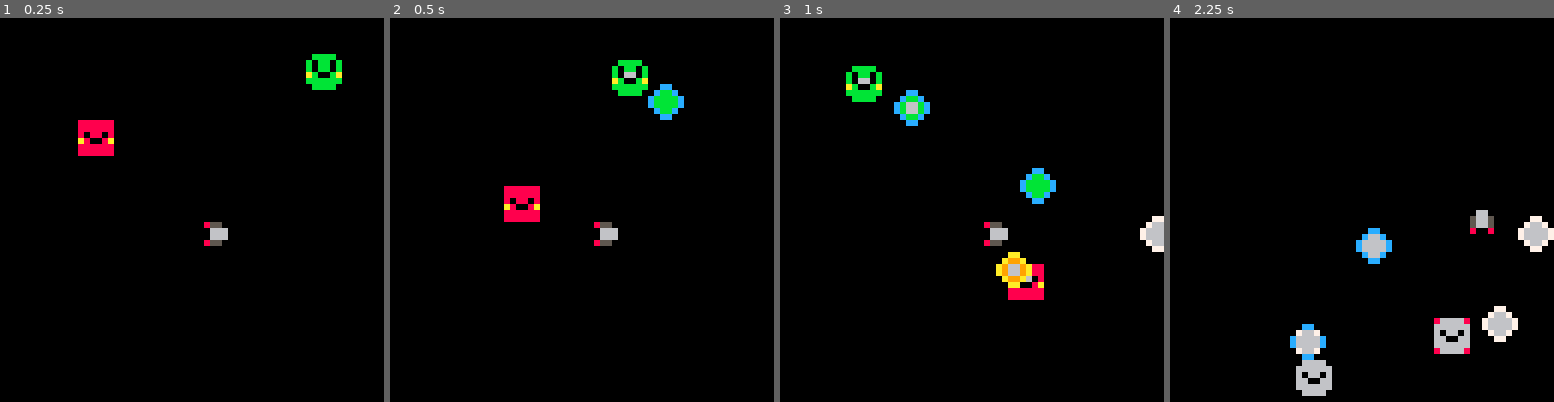
Above: before the commit, frames 1-4 (left to right).
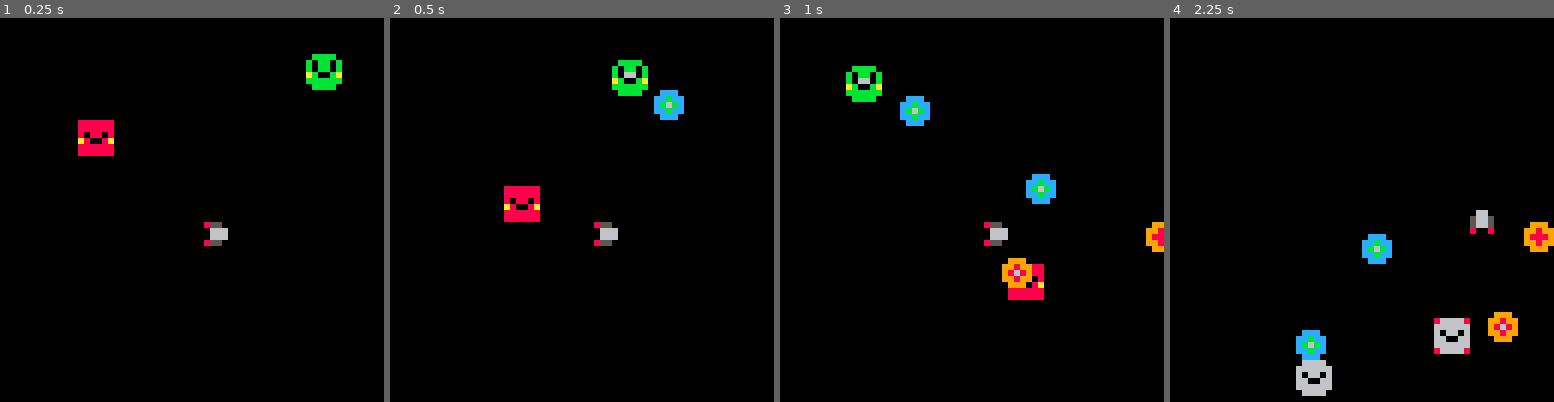
Above: after the commit, the same moments.

Repository: matheusmortatti/LOWREZJAM2020
Game: PICO-8 cartridge template.p8
The game is run twice, just before and just after one commit, with the same random seed, the same clock (stepped at 60 frames per second) and the same inputs.
Inputs:
- Up to frame 1 (0.25 s): no input
- Up to frame 2 (0.5 s): tap X (X key) at 0.33 s
- Up to frame 3 (1 s): tap O (Z key) at 0.7 s
- Up to frame 4 (2.25 s): tap X (X key) at 1.07, 1.85 s; hold Right 1.6-2.1 s; tap O (Z key) at 1.7, 2.1 s; hold Up from 2.15 s (still down)

Frame 1 is identical in both runs. In frame 2, 0.4% of the frame differs, in the area x 67-77%, y 17-27%; in frame 3, 1.7%; in frame 4, 2.2%, in the area x 31-100%, y 51-90%.

Commit message:
Draw bullets using circles

Diff:
--- a/template.p8
+++ b/template.p8
@@ -1120,13 +1120,15 @@
 -- entity: bullet
 -------------------------------
 
-bullet=changeable:extend({
+bullet=dynamic:extend({
 		speed=1,
     hitbox=box(2,2,6,6),
-    sprite=3,
     vel=v(0,0),
     t=0,
     lifetime=30,
+
+    colors={9,8},
+   	size=2,
 
     sprchange=10,
     changetime=10,
@@ -1146,6 +1148,25 @@
 		end
 
 		self.vel *= self.speed
+end
+
+function bullet:render()
+			local pos=v(self.pos.x+
+				(self.hitbox.xl+self.hitbox.xr)/2,
+				self.pos.y+
+				(self.hitbox.yt+self.hitbox.yb)/2)
+
+			for i=1,#self.colors do
+				circfill(pos.x,pos.y,
+													ceil(self.size/i), self.colors[i])
+			end
+
+			if self.currchange~=0 then
+				circfill(pos.x,pos.y,
+													self.size*self.currchange, 7)
+				circfill(pos.x,pos.y,
+													self.size*self.currchange/2, 6)
+			end
 end
 
 function bullet:update()
@@ -1202,7 +1223,7 @@
 -------------------------------
 
 friendbullet=bullet:extend({
-			sprite=12,
+			colors={12,11},
    collides_with={"player"},
    dmg=-1
 })
@@ -1232,6 +1253,10 @@
 			dmg=0
 })
 
+function nullbullet:render()
+		spr_render(self)
+end
+
 function nullbullet:hit(e)
 
 end
@@ -1257,7 +1282,8 @@
 -------------------------------
 
 largebullet=bullet:extend({
-			sprite=20,
+			colors={10,9,2},
+			size=3,
 			dmg=4
 })
 
@@ -1266,9 +1292,9 @@
 -------------------------------
 
 gigabullet=bullet:extend({
-			sprite=21,
+			colors={10,8,14,2},
 			dmg=4,
-			size=2,
+			size=5,
 			hitbox=box(1,1,12,12)
 })
 
